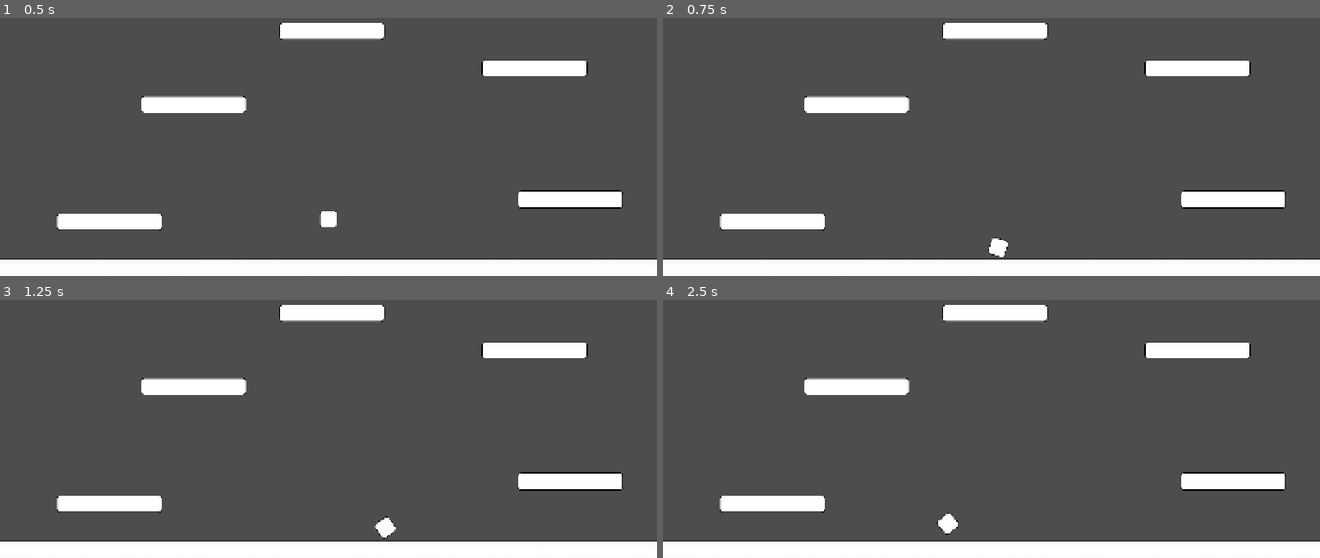
Above: before the commit, frames 1-4 (two rows, left to right).
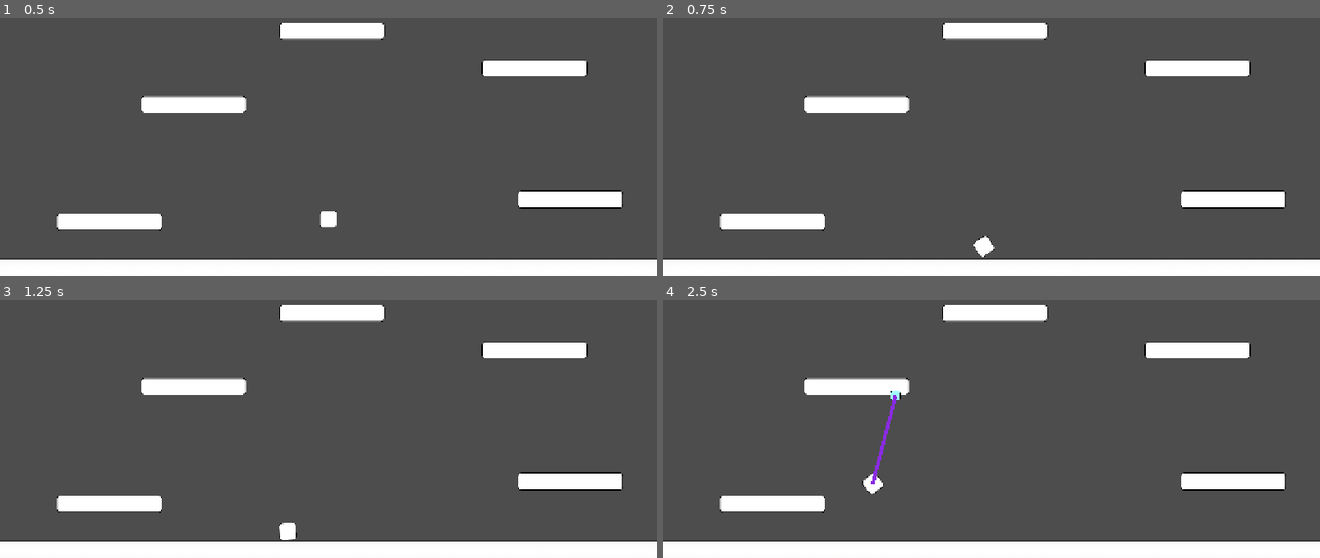
Above: after the commit, the same moments.

Repository: MisterIXI/godot-wildjam-80
Game: Godot game, scene res://scenes/_debug/robbi/world.tscn
Two runs of this game, one before a commit and one after it. Both use one fixed random seed, a clock stepped at 60 frames per second and the inputs below. This scene is started directly instead of the project's main scene.
Inputs (mouse positions are in pixels of both pictures, inside the frame that each line leads up to):
- Up to frame 1 (0.5 s): no input
- Up to frame 2 (0.75 s): move the mouse to (1136, 72) at 0.52 s; press the mouse at (1136, 72) at 0.53 s; hold D (move_right) from 0.53 s (still down)
- Up to frame 3 (1.25 s): keep holding D (move_right)
- Up to frame 4 (2.5 s): move the mouse to (860, 392) at 1.27 s; release D (move_right) at 1.28 s; release the mouse at (860, 392) at 1.28 s; hold A (move_left) 1.28-2.03 s; click (860, 392) at 1.35 s; move the mouse to (outside the picture) at 2.02 s; press the mouse at (outside the picture) at 2.03 s; hold D (move_right) from 2.03 s (still down)

Frame 1 is identical in both runs. In frame 2, 0.3% of the frame differs, in the area x 47-53%, y 84-94%; in frame 3, 0.3%; in frame 4, 0.6%, in the area x 30-45%, y 35-92%.

Commit message:
try_fix

Diff:
--- a/scenes/_debug/robbi/_player.gd
+++ b/scenes/_debug/robbi/_player.gd
@@ -52,13 +52,18 @@
 		if _current_paper_instance.visible:
 			_remove_toilette_paper()
 			## speed and angular slow
-			linear_velocity *= TOILETTE_UNHOOK_POWER
-			angular_velocity *=TOILETTE_UNHOOK_POWER
+			var _rotation_direction :Vector2 =global_position.direction_to(_current_paper_instance.global_position)
+
+			apply_torque( _rotation_direction.length() * TOILETTE_BOOST_POWER)
+			apply_central_impulse(_rotation_direction* TOILETTE_BOOST_POWER)
+
 
 func _handle_moving()->void:
-	apply_impulse(Vector2(-_input_direction*100, 0), global_position)
-	if _line2d and _input_direction != 0:
-		apply_central_impulse(Vector2(_input_direction, 0.1)* TOILETTE_BOOST_POWER)
+	if _input_direction != 0:
+		if !_line2d:
+			apply_impulse(Vector2(-_input_direction*40, 0), global_position)
+		if _line2d:
+			apply_central_impulse(Vector2(_input_direction, 0.1)* TOILETTE_BOOST_POWER)
 
 
 func _boost_to_target()->void:
